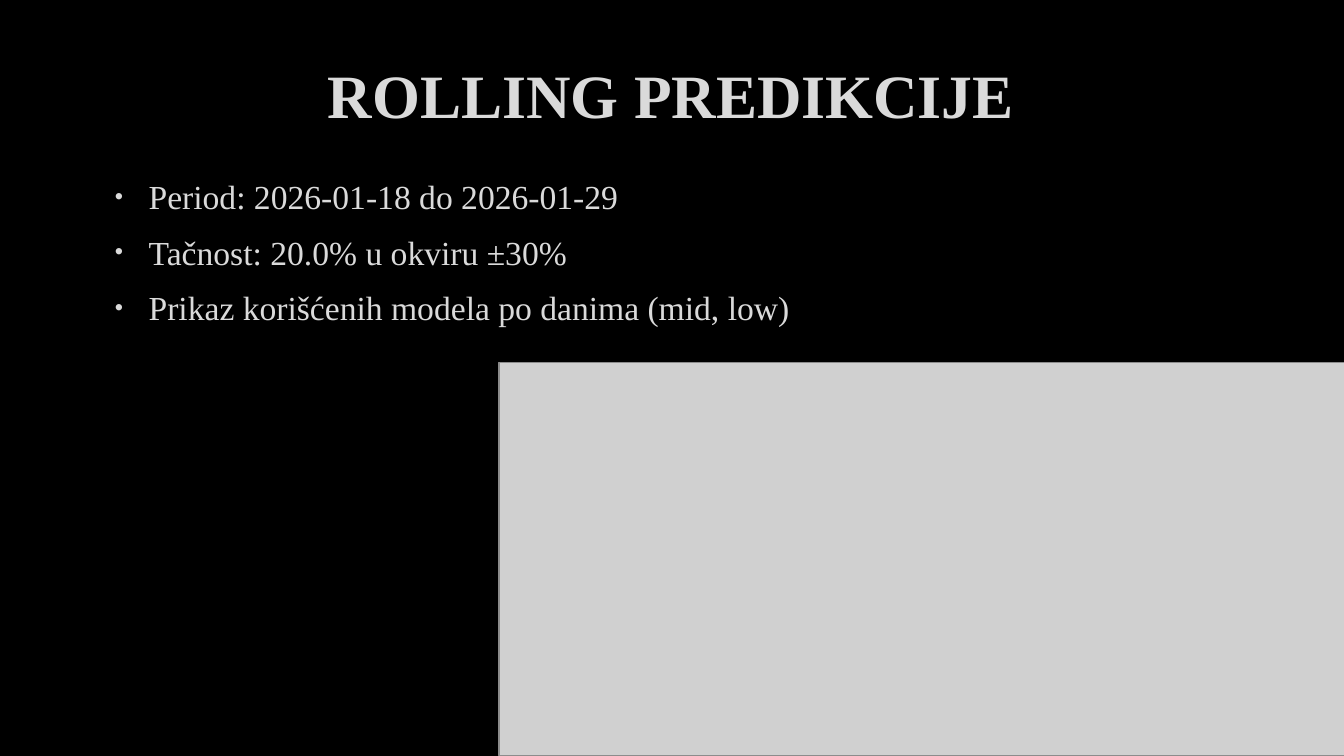
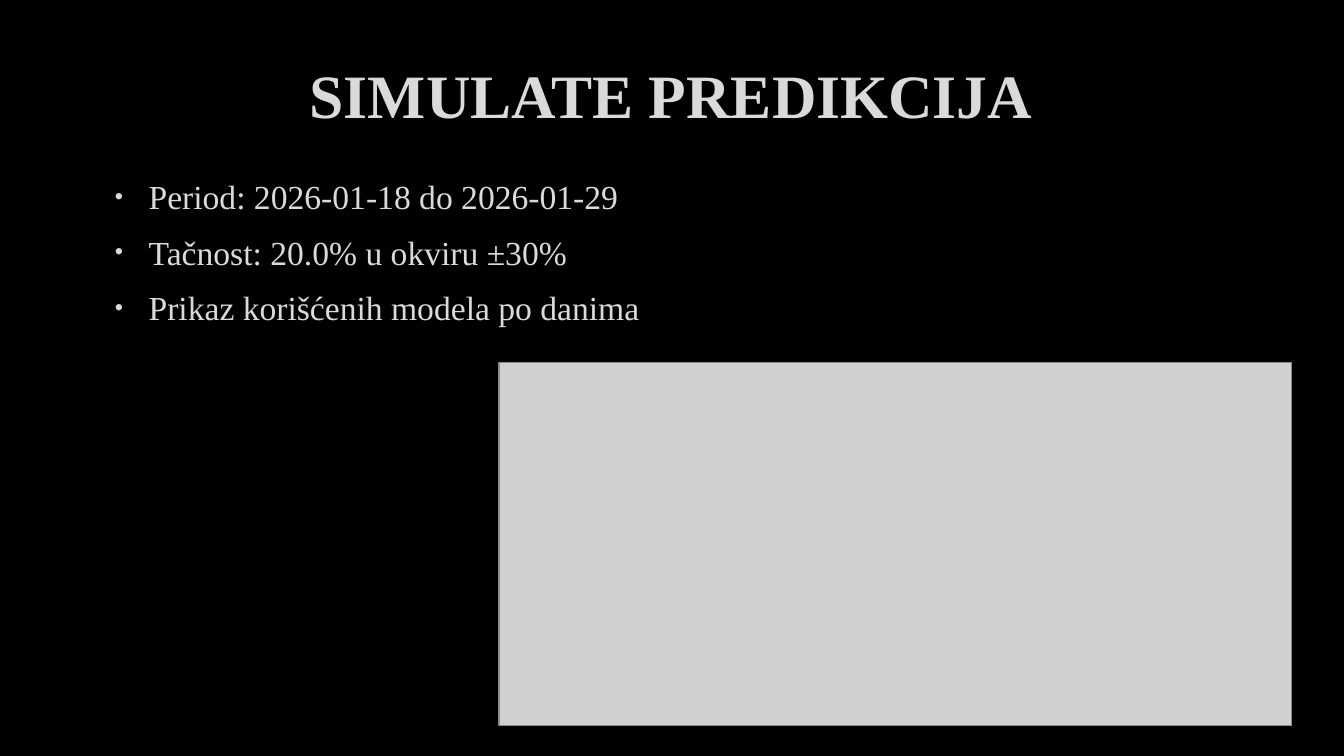
Before and after one commit to Vukasin211/AccountantAI, a slide deck: slide 9 of Izvestaj/Pametni sistem za praćenje i optimizaciju budžeta.pptx. Drawn at 1344x756 pixels with LibreOffice and Linux fonts; fonts in the diff are those of the drawing; grey boxes stand for pictures; background and template pictures are left out. Boxes give left, top, right and bottom in pixels: in the first picture for what was removed or moved away, otherwise in the second. Text is boxed around its words. In the diff, an @@ line names an element or a change of style, - is before the commit and + after.

```diff
--- a/Izvestaj/Pametni sistem za praćenje i optimizaciju budžeta.pptx
+++ b/Izvestaj/Pametni sistem za praćenje i optimizaciju budžeta.pptx
@@ title at <box>310,77,1032,119</box>: text changed @@
-ROLLING PREDIKCIJE
+SIMULATE PREDIKCIJA
@@ text at <box>149,296,639,327</box>: text changed @@
-• Prikaz korišćenih modela po danima (mid, low)
+• Prikaz korišćenih modela po danima
@@ picture: place and size @@
-picture at <box>499,363,1344,756</box>
+picture at <box>499,363,1292,726</box>
```
Also in this commit, not shown: 8 other slides changed, 3 slides added, 4 slides removed, 8 other files.
